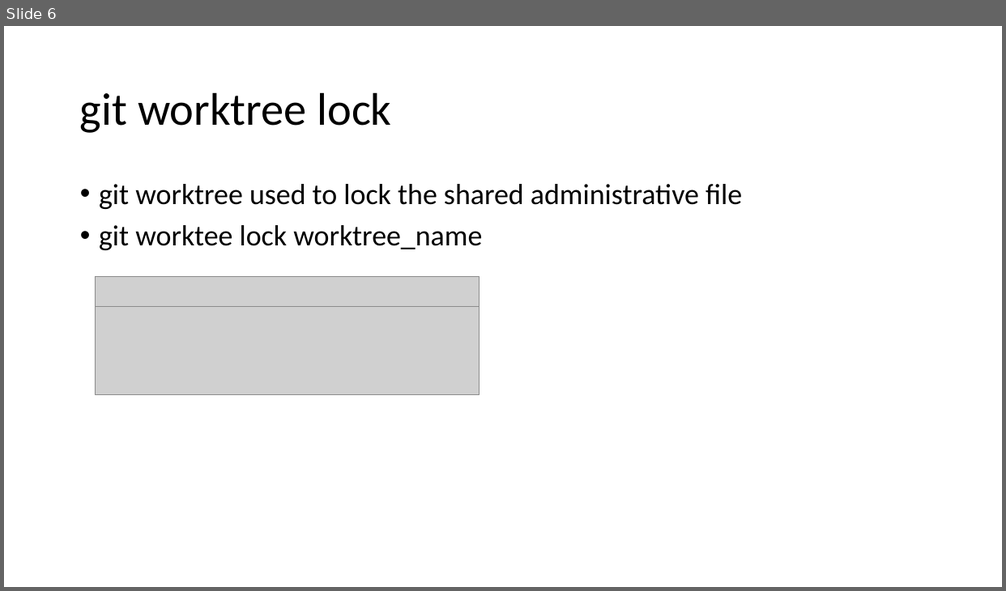
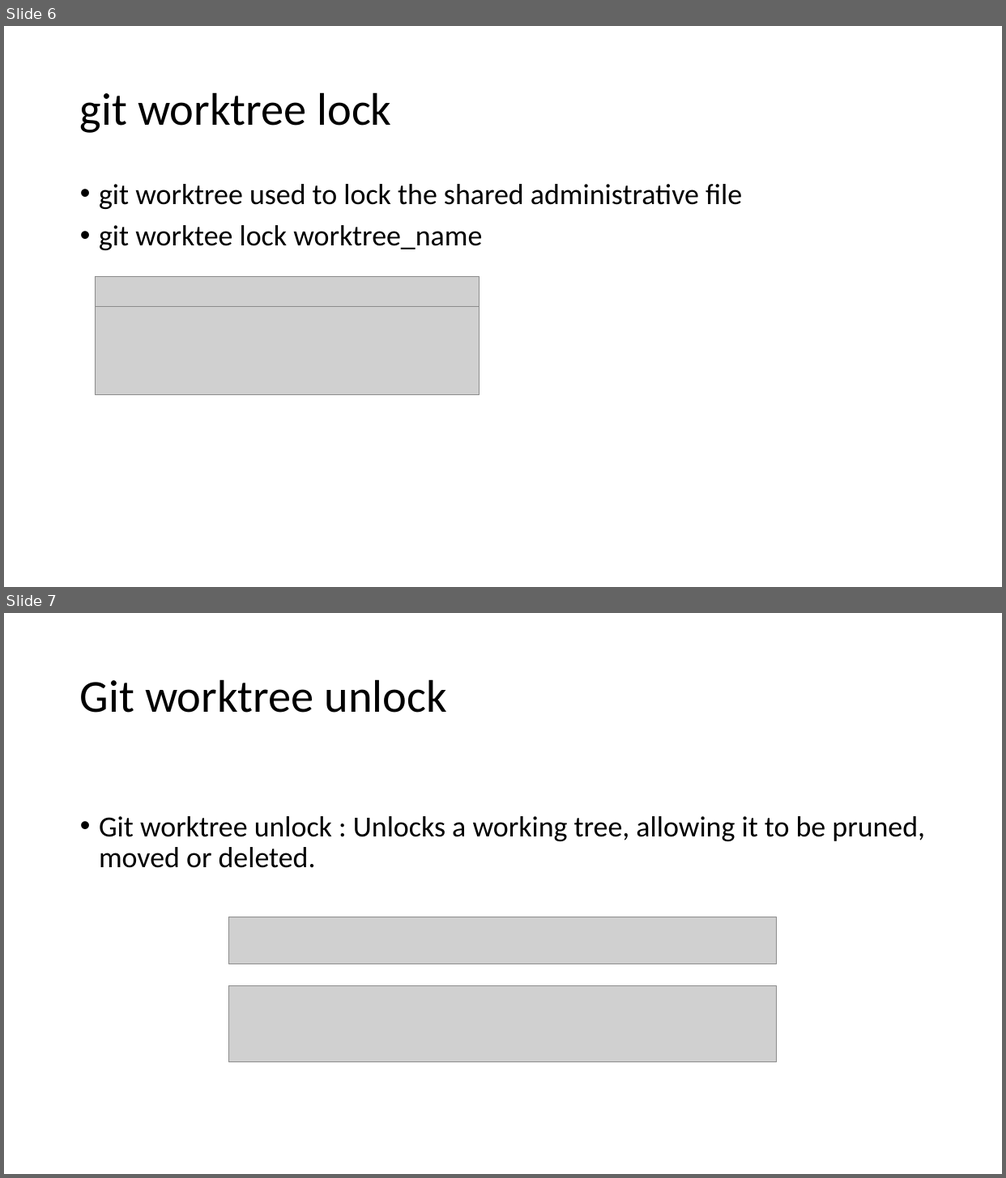
Before and after one commit to Bhavya-verma-knoldus/Git-group-assignment, a slide deck: git_worktree.pptx. Shown one above the other, each under a label of ours: slide 6 before the commit, slides 6 and 7 after it. The pictures are 1006x591 and 1006x1178 pixels, drawn with LibreOffice and Linux fonts; fonts in the diff are those of the drawing; grey boxes stand for pictures. Boxes give left, top, right and bottom in pixels: in the first picture for what was removed or moved away, otherwise in the second. Text is boxed around its words. In the diff, an @@ line names an element or a change of style, - is before the commit and + after.

Commit message:
Suraj's Commit

```diff
--- a/git_worktree.pptx
+++ b/git_worktree.pptx
@@ slide 7 added at (4, 613, 1002, 1174), background #FFFFFF @@
@@ title added at (80, 679, 446, 713), 44 pt, text #000000 @@
+Git worktree unlock
@@ text added at (99, 816, 925, 868), 28 pt, text #000000 @@
+• Git worktree unlock : Unlocks a working tree, allowing it to be pruned, moved or deleted.
@@ picture added at (229, 917, 778, 964) @@
@@ picture added at (229, 986, 778, 1063) @@
```
